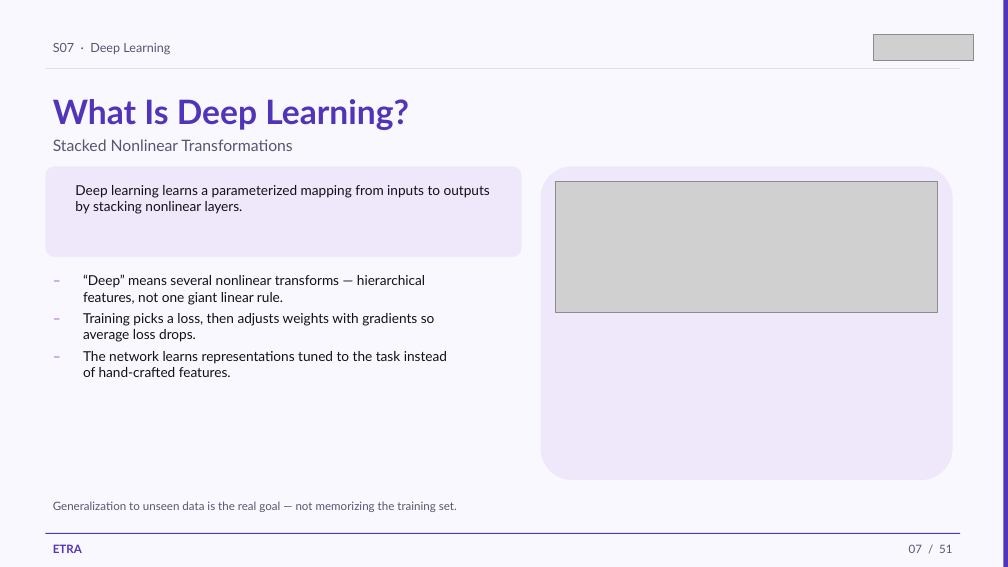
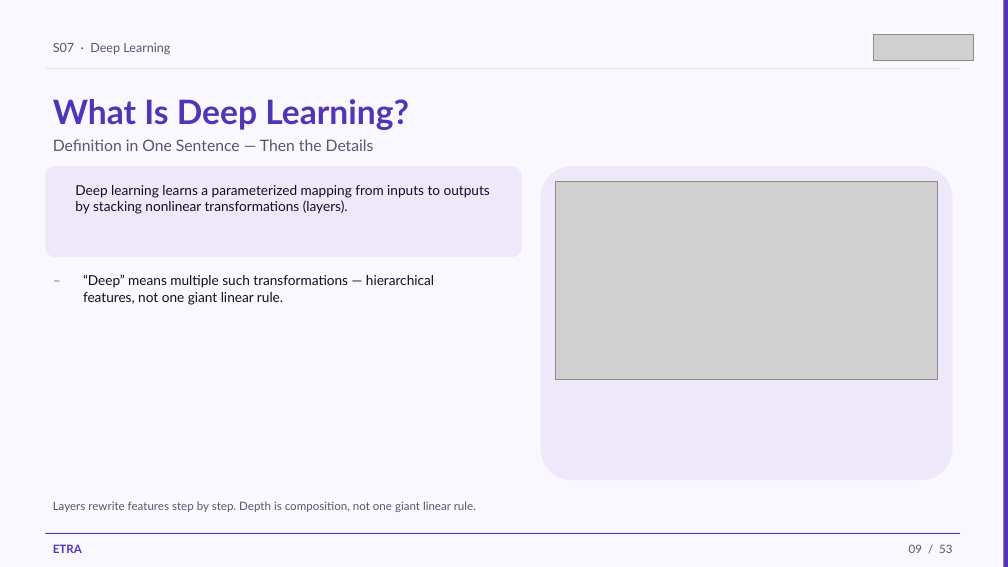
Before and after one commit to iksasa15/AI-ML, a slide deck: slide 9 of web-presentation/pdf-exports/Week2-Session1-Deep-Learning.pptx (slide 7 before the commit). Drawn at 1008x567 pixels with LibreOffice and Linux fonts; fonts in the diff are those of the drawing; grey boxes stand for pictures. Boxes give left, top, right and bottom in pixels: in the first picture for what was removed or moved away, otherwise in the second. Text is boxed around its words. In the diff, an @@ line names an element or a change of style, - is before the commit and + after.

```diff
--- a/web-presentation/pdf-exports/Week2-Session1-Deep-Learning.pptx
+++ b/web-presentation/pdf-exports/Week2-Session1-Deep-Learning.pptx
@@ text at <box>53,139,374,151</box>: text changed @@
-Stacked Nonlinear Transformations
+Definition in One Sentence — Then the Details
@@ text at <box>75,185,490,214</box>: text changed @@
-Deep learning learns a parameterized mapping from inputs to outputs by stacking nonlinear layers.
+Deep learning learns a parameterized mapping from inputs to outputs by stacking nonlinear transformations (layers).
@@ picture: place and size @@
-picture at <box>556,181,938,312</box>
+picture at <box>556,181,938,380</box>
@@ text at <box>83,274,434,305</box>: text changed @@
-“Deep” means several nonlinear transforms — hierarchical features, not one giant linear rule.
+“Deep” means multiple such transformations — hierarchical features, not one giant linear rule.
@@ text removed at <box>45,306,72,338</box> @@
-–
@@ text removed at <box>83,313,435,342</box> @@
-Training picks a loss, then adjusts weights with gradients so average loss drops.
@@ text removed at <box>45,344,72,376</box> @@
-–
@@ text removed at <box>83,351,447,377</box> @@
-The network learns representations tuned to the task instead of hand-crafted features.
@@ text at <box>53,501,476,512</box>: text changed @@
-Generalization to unseen data is the real goal — not memorizing the training set.
+Layers rewrite features step by step. Depth is composition, not one giant linear rule.
@@ text at <box>909,544,952,553</box>: text changed @@
-07 / 51
+09 / 53
```
Also in this commit, not shown: 49 other slides changed, 2 slides added, 2 other files.
